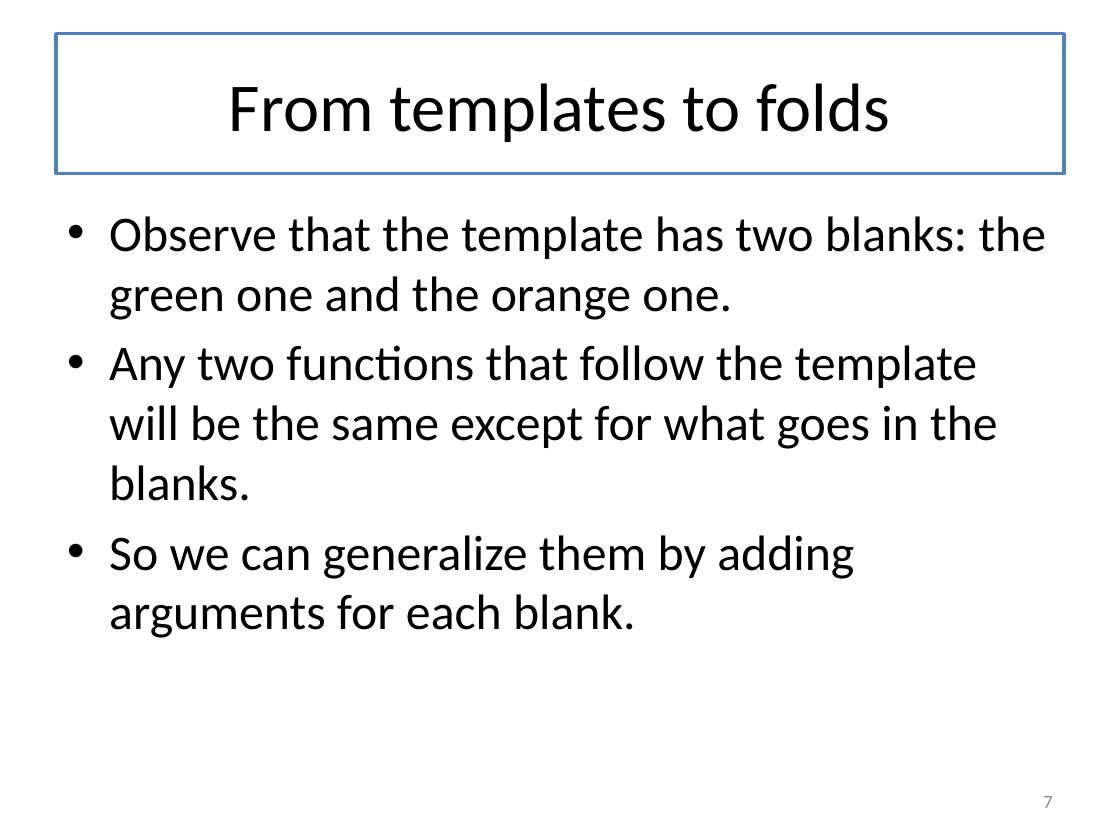
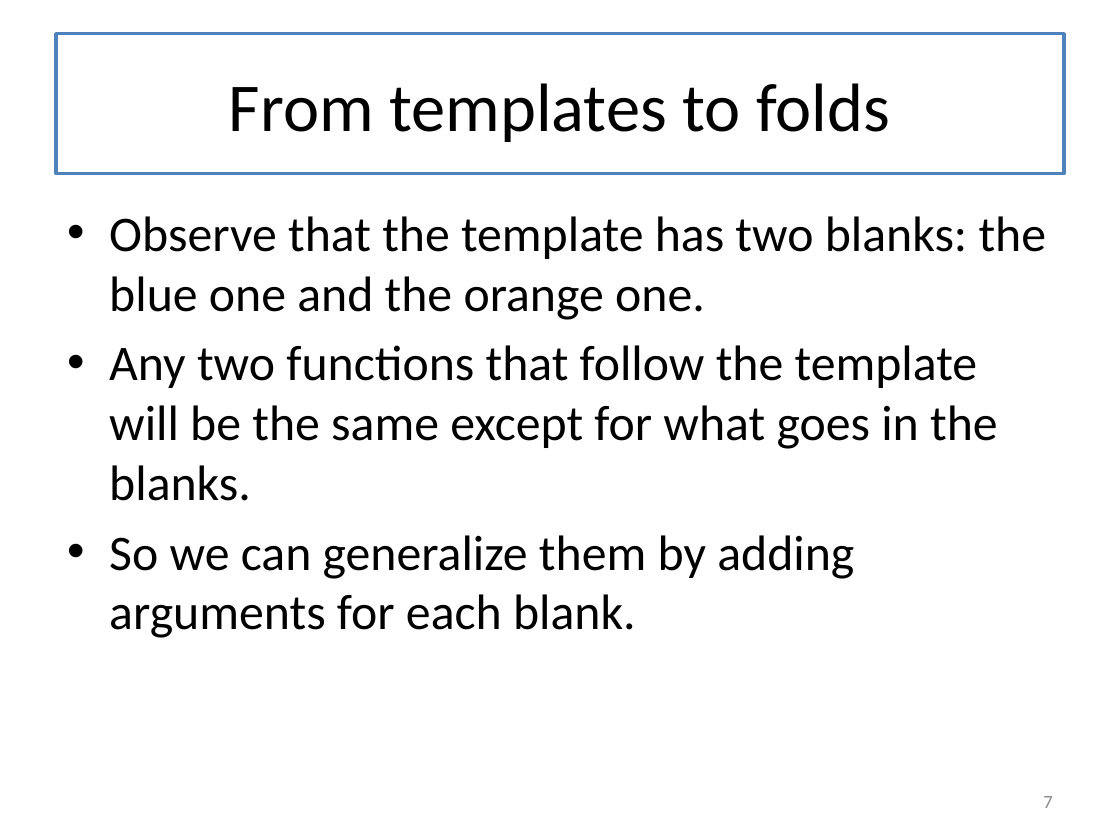
Before and after one commit to mwand/cs5010f16, a slide deck: slide 7 of Slides/Lesson 6.3 From Templates to Folds.pptx. Drawn at 1120x840 pixels with LibreOffice and Linux fonts; fonts in the diff are those of the drawing. Boxes give left, top, right and bottom in pixels: in the first picture for what was removed or moved away, otherwise in the second. Text is boxed around its words. In the diff, an @@ line names an element or a change of style, - is before the commit and + after.

```diff
--- a/Slides/Lesson 6.3 From Templates to Folds.pptx
+++ b/Slides/Lesson 6.3 From Templates to Folds.pptx
@@ text at [109, 216, 1047, 320]: text changed @@
-• Observe that the template has two blanks: the green one and the orange one.
+• Observe that the template has two blanks: the blue one and the orange one.
```
Also in this commit, not shown: 8 other slides changed, 5 other files.
